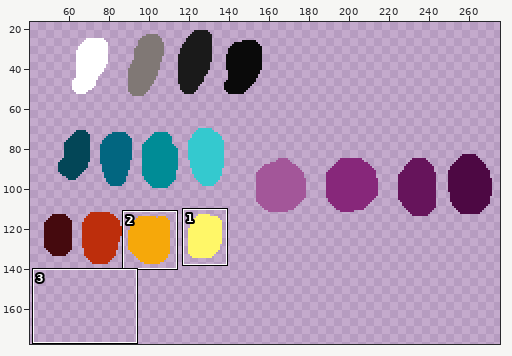
Pixel-art file -- assets/palette.aseprite. Above, an overview of the earlier version with the close-up marked.
Close-up. Before:
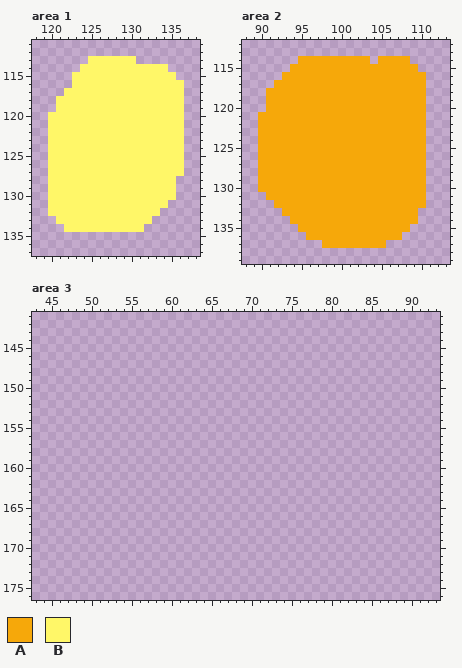
320x180 pixels, 1 frame. Shown: area 1: x 118..138, y 111..137; area 2: x 88..113, y 112..139; area 3: x 43..93, y 141..176. The wide view leaves out empty margins.
Palette (. is transparent): A #f6a80a  B #fff768
The same view after the edit:
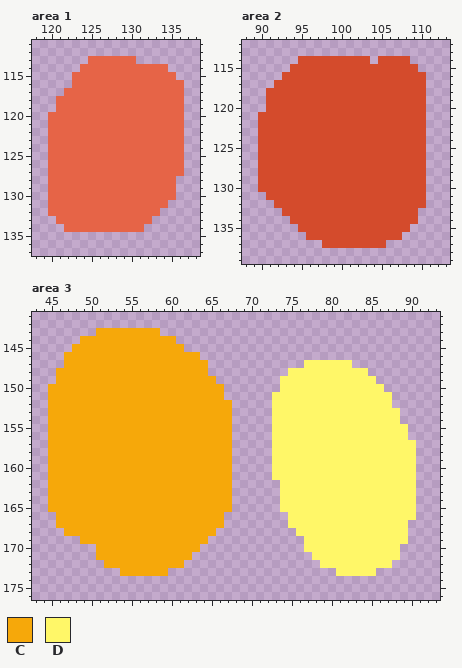
Colours new in this view: C #f6a80a  D #fff768
The edit:
Colour A changes from #f6a80a to #d44b2c.
Colour B changes from #fff768 to #e66447.
Area 3:
Colour C now appears in row 143 at x 51 to 58; in row 144 at x 49 to 60; in row 145 at x 48 to 61; in row 146 at x 47 to 63; in row 147 at x 47 to 64; in row 148 at x 46 to 64.
Colour C now appears in row 149 at x 46 to 65; in rows 150 to 151 at x 45 to 66; in rows 152 to 165 at x 45 to 67; in rows 166 to 167 at x 46 to 66; in row 168 at x 47 to 65; in row 169 at x 49 to 64.
Colour C now appears in row 170 at x 51 to 63; in row 171 at x 51 to 62; in row 172 at x 52 to 61; in row 173 at x 54 to 59.
Colour D now appears in row 147 at x 77 to 82; in row 148 at x 75 to 84; in row 149 at x 74 to 85; in row 150 at x 74 to 86; in rows 151 to 152 at x 73 to 87; in rows 153 to 154 at x 73 to 88.
Colour D now appears in rows 155 to 156 at x 73 to 89; in rows 157 to 161 at x 73 to 90; in rows 162 to 165 at x 74 to 90; in row 166 at x 75 to 90; in row 167 at x 75 to 89; in row 168 at x 76 to 89.
Colour D now appears in row 169 at x 77 to 89; in row 170 at x 77 to 88; in row 171 at x 78 to 88; in row 172 at x 79 to 87; in row 173 at x 81 to 85.
Where, in picture pixels (left, top, right, bottom), the same in both close-ups:
changed: (48, 56, 184, 232)
changed: (258, 56, 426, 248)
added: (48, 328, 232, 576)
added: (272, 360, 416, 576)
